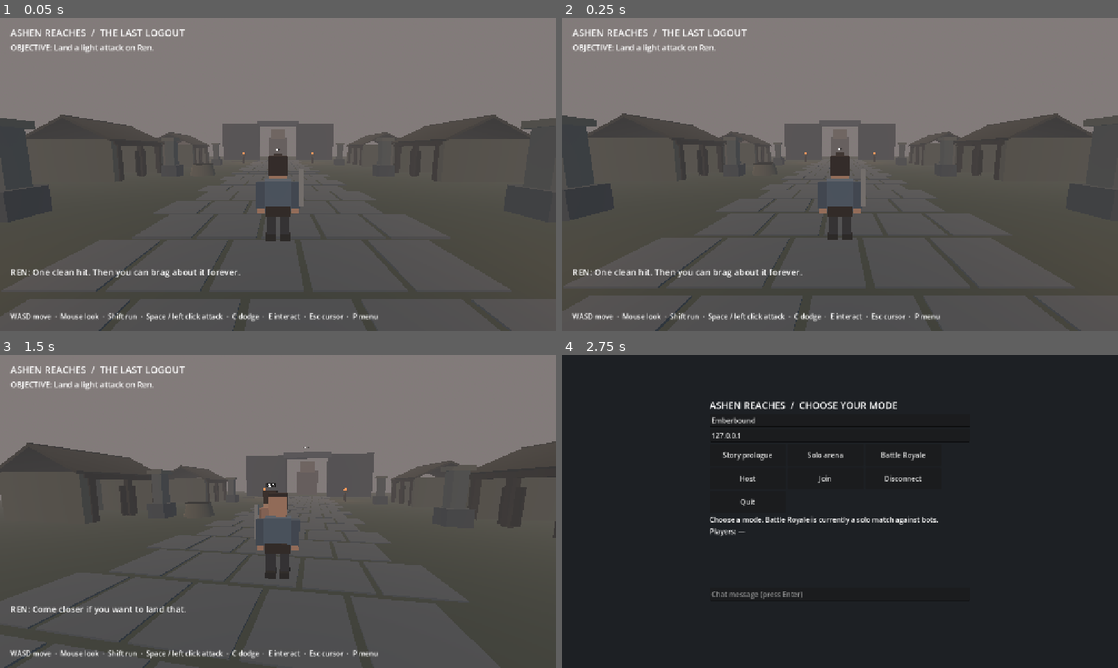
Above: before the commit, frames 1-4 (two rows, left to right).
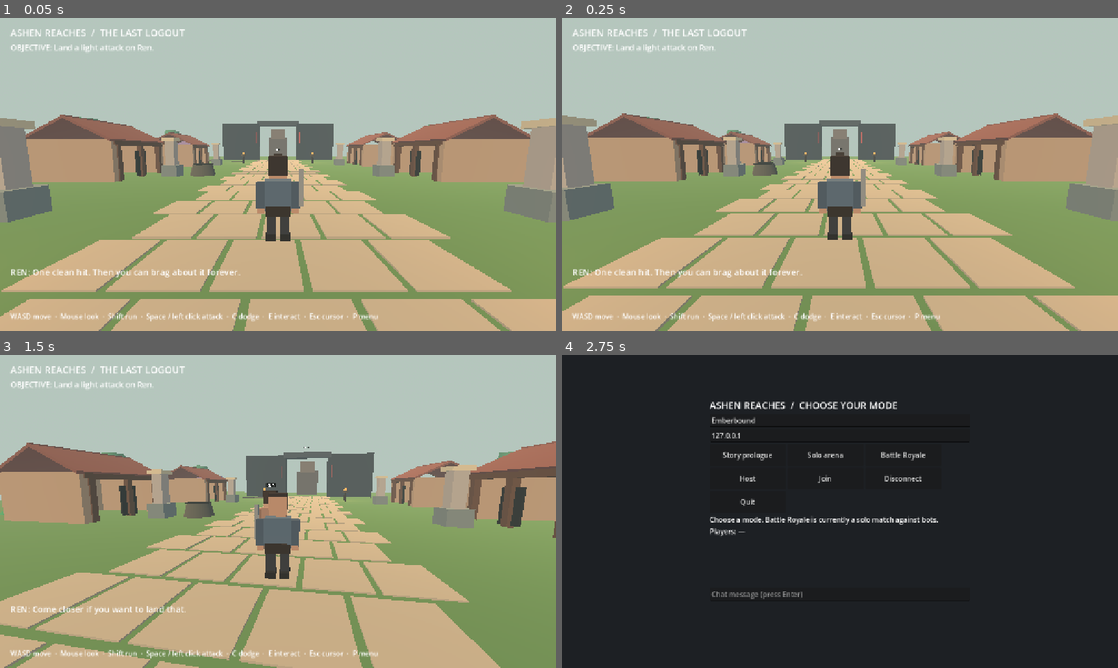
Above: after the commit, the same moments.

Repository: new-game-for-bro/ashen-reaches
Game: Godot game, scene res://scenes/story/prologue.tscn
Same seed, same stepped clock (60 frames per second), same inputs: the game is played once before the commit and once after it. This scene is started directly instead of the project's main scene.
Inputs (mouse positions are in pixels of both pictures, inside the frame that each line leads up to):
- Up to frame 1 (0.05 s): no input
- Up to frame 2 (0.25 s): no input
- Up to frame 3 (1.5 s): tap Enter at 0.5 s; move the mouse to (305, 511) at 0.52 s; hold W from 0.53 s (still down); tap E at 0.6 s; click (305, 511) at 0.67 s; tap Space at 0.77 s; move the mouse to (250, 511) at 1.27 s; tap Shift at 1.35 s
- Up to frame 4 (2.75 s): keep holding W; tap Space at 1.52 s; move the mouse to (851, 505) at 2.02 s; tap P at 2.1 s

The runs differ from the first frame. In frame 1, 96% of the frame differs, in the area x 0-100%, y 0-100%; in frame 2, 96%; in frame 3, 95%; in frame 4, nothing differs.

Commit message:
Add colorful village palette and foliage

Diff:
--- a/scripts/story/prologue.gd
+++ b/scripts/story/prologue.gd
@@ -34,31 +34,32 @@
 	var env := Environment.new()
 	var sky := Sky.new()
 	var sky_material := ProceduralSkyMaterial.new()
-	sky_material.sky_top_color = Color("29394d")
-	sky_material.sky_horizon_color = Color("a58d83")
-	sky_material.ground_bottom_color = Color("292d30")
-	sky_material.ground_horizon_color = Color("7c7472")
+	sky_material.sky_top_color = Color("365f91")
+	sky_material.sky_horizon_color = Color("f0b28b")
+	sky_material.ground_bottom_color = Color("395743")
+	sky_material.ground_horizon_color = Color("b9bd9a")
 	sky.sky_material = sky_material
 	env.background_mode = Environment.BG_SKY
 	env.sky = sky
 	env.ambient_light_source = Environment.AMBIENT_SOURCE_COLOR
-	env.ambient_light_color = Color("a5b8c9")
+	env.ambient_light_color = Color("d8e6ed")
 	env.ambient_light_energy = 0.6
 	env.fog_enabled = true
-	env.fog_light_color = Color("827b7a")
-	env.fog_density = 0.01
+	env.fog_light_color = Color("b5c6bd")
+	env.fog_density = 0.0035
 	var world_env := WorldEnvironment.new()
 	world_env.environment = env
 	add_child(world_env)
 	var sun := DirectionalLight3D.new()
 	sun.rotation_degrees = Vector3(-50, -30, 0)
-	sun.light_color = Color("e3c3a5")
-	sun.light_energy = 0.85
+	sun.light_color = Color("ffe1b0")
+	sun.light_energy = 1.05
 	add_child(sun)
-	_box(Vector3(0, -0.5, -18), Vector3(90, 1, 90), Color("414943"), true)
+	_box(Vector3(0, -0.5, -18), Vector3(90, 1, 90), Color("638653"), true)
 	_build_navigation()
 	_build_road_details()
 	_build_fantasy_village()
+	_build_colorful_nature()
 	_build_dungeon_approach()
 	_box(Vector3(-8, 4, -39), Vector3(8, 8, 2), Color("353c45"), true)
 	_box(Vector3(8, 4, -39), Vector3(8, 8, 2), Color("353c45"), true)
@@ -129,9 +130,9 @@
 
 func _build_dungeon_approach() -> void:
 	# Visible landmark with a broad, open approach on the west side of the village.
-	_box(Vector3(-29, 2, -43), Vector3(2, 4, 2), Color("514b49"), true)
-	_box(Vector3(-21, 2, -43), Vector3(2, 4, 2), Color("514b49"), true)
-	_box(Vector3(-25, 4, -43), Vector3(10, 1, 2), Color("625a54"), true)
+	_box(Vector3(-29, 2, -43), Vector3(2, 4, 2), Color("776188"), true)
+	_box(Vector3(-21, 2, -43), Vector3(2, 4, 2), Color("776188"), true)
+	_box(Vector3(-25, 4, -43), Vector3(10, 1, 2), Color("a583aa"), true)
 	_box(Vector3(-25, 1.8, -43.2), Vector3(6, 3.6, 0.15), Color("181b1b"))
 	_label("HOLLOW CRYPT", Vector3(-25, 5.5, -43))
 
@@ -140,7 +141,7 @@
 	var stone_mesh := BoxMesh.new()
 	stone_mesh.size = Vector3(1.55, 0.035, 1.85)
 	var stone_mat := StandardMaterial3D.new()
-	stone_mat.albedo_color = Color("535a60")
+	stone_mat.albedo_color = Color("b5a48c")
 	stone_mat.roughness = 1.0
 	stone_mesh.material = stone_mat
 	var instances := MultiMesh.new()
@@ -158,9 +159,9 @@
 	for z in [0.0, -11.0, -24.0]:
 		for side in [-1.0, 1.0]:
 			var x: float = side * 9.3
-			_box(Vector3(x, 0.5, z), Vector3(1.3, 1.0, 1.3), Color("42494e"))
-			_box(Vector3(x, 1.8, z), Vector3(0.75, 2.6, 0.75), Color("555a5a"))
-			_box(Vector3(x, 3.2, z), Vector3(1.1, 0.25, 1.1), Color("62625b"))
+			_box(Vector3(x, 0.5, z), Vector3(1.3, 1.0, 1.3), Color("7d8581"))
+			_box(Vector3(x, 1.8, z), Vector3(0.75, 2.6, 0.75), Color("b2a59a"))
+			_box(Vector3(x, 3.2, z), Vector3(1.1, 0.25, 1.1), Color("d3bf9d"))
 
 # Original geometry inspired by misty ruined-village references; no Pinterest images are used as assets.
 func _build_fantasy_village() -> void:
@@ -178,9 +179,27 @@
 	for i in range(8):
 		_box(Vector3(-8.0 - i * 2.2, 0.03, -33.0 - i * 1.15), Vector3(2.0, 0.06, 1.5), Color("52524c"))
 
+func _build_colorful_nature() -> void:
+	# Low-cost clusters of foliage and flowers stay clear of the road and objectives.
+	var rng := RandomNumberGenerator.new()
+	rng.seed = 87142
+	for i in range(45):
+		var side := -1.0 if i % 2 == 0 else 1.0
+		var x := side * rng.randf_range(20.0, 41.0)
+		var z := rng.randf_range(-55.0, 18.0)
+		var patch := _cylinder(Vector3(x, 0.12, z), rng.randf_range(0.4, 1.0), 0.24, Color("4d9c65"), 5)
+		patch.name = "FoliagePatch"
+		var blossoms := _cylinder(Vector3(x, 0.31, z), 0.13, 0.2, [Color("f0a1be"), Color("ecca66"), Color("a4a4ec")][i % 3], 5)
+		blossoms.name = "Wildflowers"
+	for tree in [Vector3(-29, 0, 5), Vector3(30, 0, -12), Vector3(-33, 0, -29), Vector3(34, 0, -39), Vector3(-30, 0, -52)]:
+		var crown := _cylinder(tree + Vector3(0, 6.4, 0), 2.3, 2.5, Color("518d67"), 7)
+		crown.name = "TreeCanopy"
+	for side in [-1.0, 1.0]:
+		_box(Vector3(side * 4.7, 4.8, -38), Vector3(0.08, 2.4, 1.1), Color("b9504f"))
+
 func _build_ruined_house(pos: Vector3, side: float) -> void:
-	var wall := Color("56574e")
-	var wood := Color("2a2a28")
+	var wall := Color("b69579")
+	var wood := Color("654737")
 	# Two masonry walls and an open street-facing facade keep the silhouette readable.
 	_box(pos + Vector3(0, 1.55, -3), Vector3(6.2, 3.1, 0.45), wall)
 	_box(pos + Vector3(0, 1.55, 3), Vector3(6.2, 3.1, 0.45), wall)
@@ -190,7 +209,7 @@
 	_box(pos + Vector3(-side * 3, 2.85, 0), Vector3(0.4, 0.35, 6.0), wood)
 	# Broken sloped roofs made from two weathered beams and roof slabs.
 	for slope in [-1.0, 1.0]:
-		var roof := _detail_box(pos + Vector3(slope * 1.55, 3.85, 0), Vector3(3.7, 0.18, 6.8), Color("353632"))
+		var roof := _detail_box(pos + Vector3(slope * 1.55, 3.85, 0), Vector3(3.7, 0.18, 6.8), Color("87554b"))
 		roof.rotation.z = -slope * 0.46
 		var beam := _detail_box(pos + Vector3(slope * 1.65, 3.75, -3.25), Vector3(3.8, 0.16, 0.18), wood)
 		beam.rotation.z = -slope * 0.46
